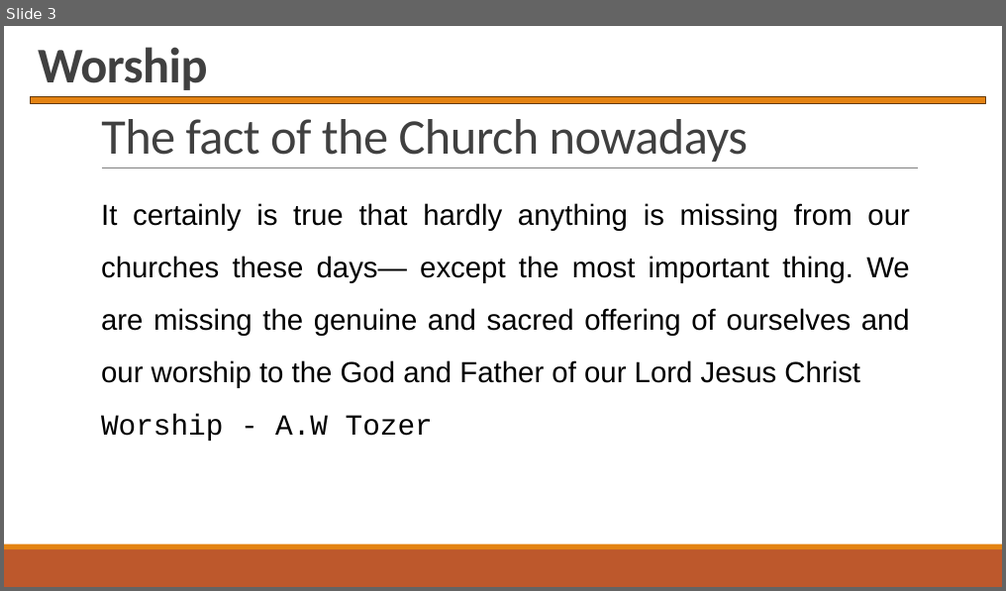
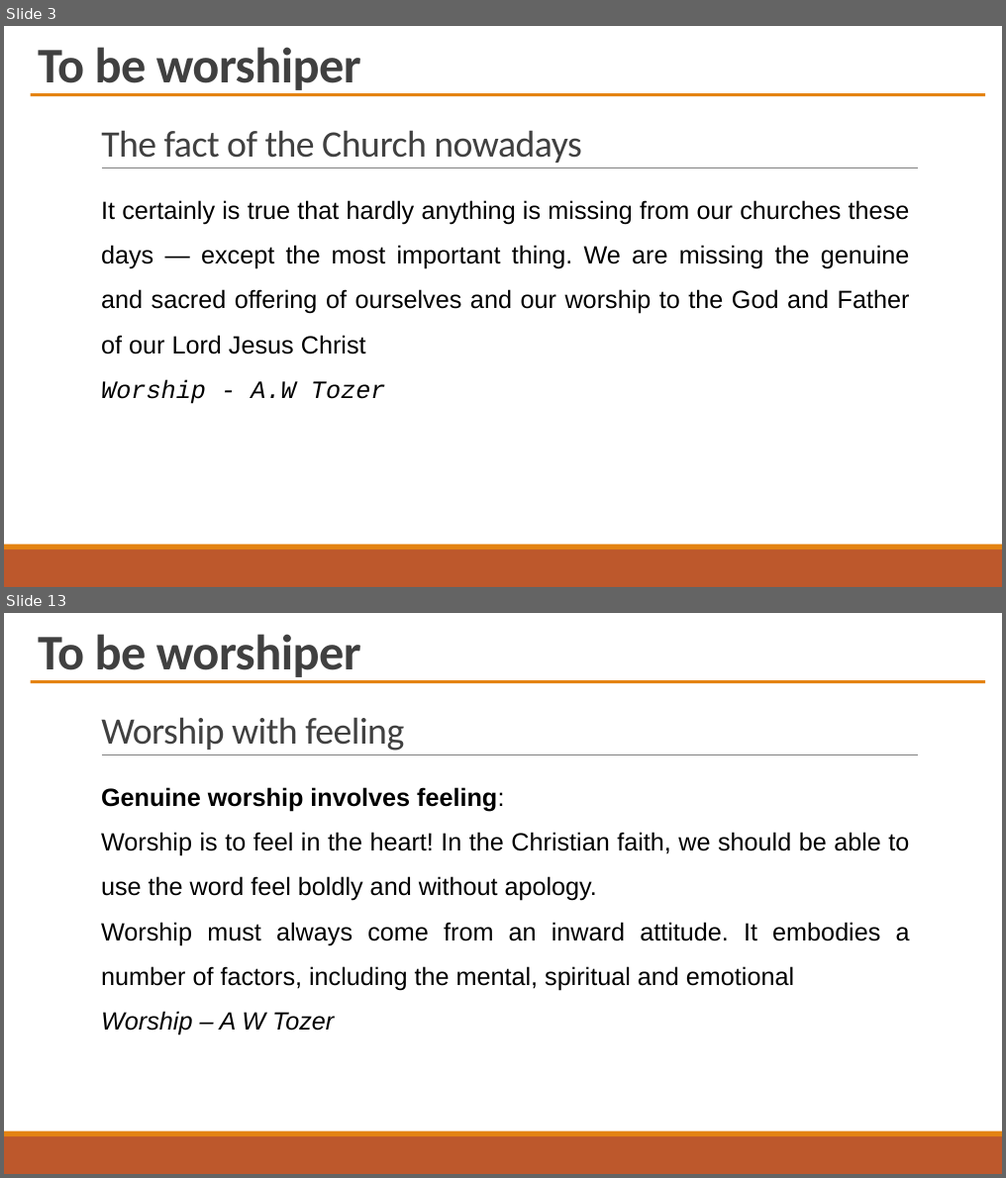
Before and after one commit to PhanNgocTrieu/SWPCT, a slide deck: Worship_Ref.pptx. Shown one above the other, each under a label of ours: slide 3 before the commit, slides 3 and 13 after it; the slides between them are not shown. The pictures are 1006x591 and 1006x1178 pixels, drawn with LibreOffice and Linux fonts; fonts in the diff are those of the drawing. Boxes give left, top, right and bottom in pixels: in the first picture for what was removed or moved away, otherwise in the second. Text is boxed around its words. In the diff, an @@ line names an element or a change of style, - is before the commit and + after.

```diff
--- a/Worship_Ref.pptx
+++ b/Worship_Ref.pptx
@@ slide 13 added at (4, 613, 1002, 1174), background #FFFFFF; not listed: 3 template elements that a slide beside it also shows @@
@@ text added at (38, 634, 361, 681), 48 pt, text #404040, bold @@
+To be worshiper
@@ rectangle added at (30, 680, 985, 683), fill #E48312 @@
@@ title added at (101, 717, 404, 751), 36 pt, text #404040 @@
+Worship with feeling
@@ text added at (101, 787, 910, 1036), 24 pt, text #000000 @@
+Genuine worship involves feeling:
+Worship is to feel in the heart! In the Christian faith, we should be able to use the word feel boldly and without apology.
+Worship must always come from an inward attitude. It embodies a number of factors, including the mental, spiritual and emotional
+Worship – A W Tozer
@@ slide 3 changed as well @@
@@ text at (38, 47, 361, 94): text changed @@
-Worship
+To be worshiper
@@ rectangle: place and size @@
-rectangle at (30, 97, 985, 104)
+rectangle at (30, 93, 985, 96)
@@ rectangle at (30, 93, 985, 96): outline #643908 1.25 pt to none @@
@@ title "The fact of the Church ..." at (101, 130, 581, 163): size 48 to 36 pt @@
@@ text at (101, 200, 910, 355): text changed; size 28 to 24 pt @@
-It certainly is true that hardly anything is missing from our churches these days— except the most important thing. We are missing the genuine and sacred offering of ourselves and our worship to the God and Father of our Lord Jesus Christ
+It certainly is true that hardly anything is missing from our churches these days — except the most important thing. We are missing the genuine and sacred offering of ourselves and our worship to the God and Father of our Lord Jesus Christ
@@ text at (101, 380, 386, 404): size 28 to 24 pt, italic on in "Worship - A.W Tozer" @@
```
Also in this commit, not shown: 2 other slides changed, 11 other slides added, 1 other file.
